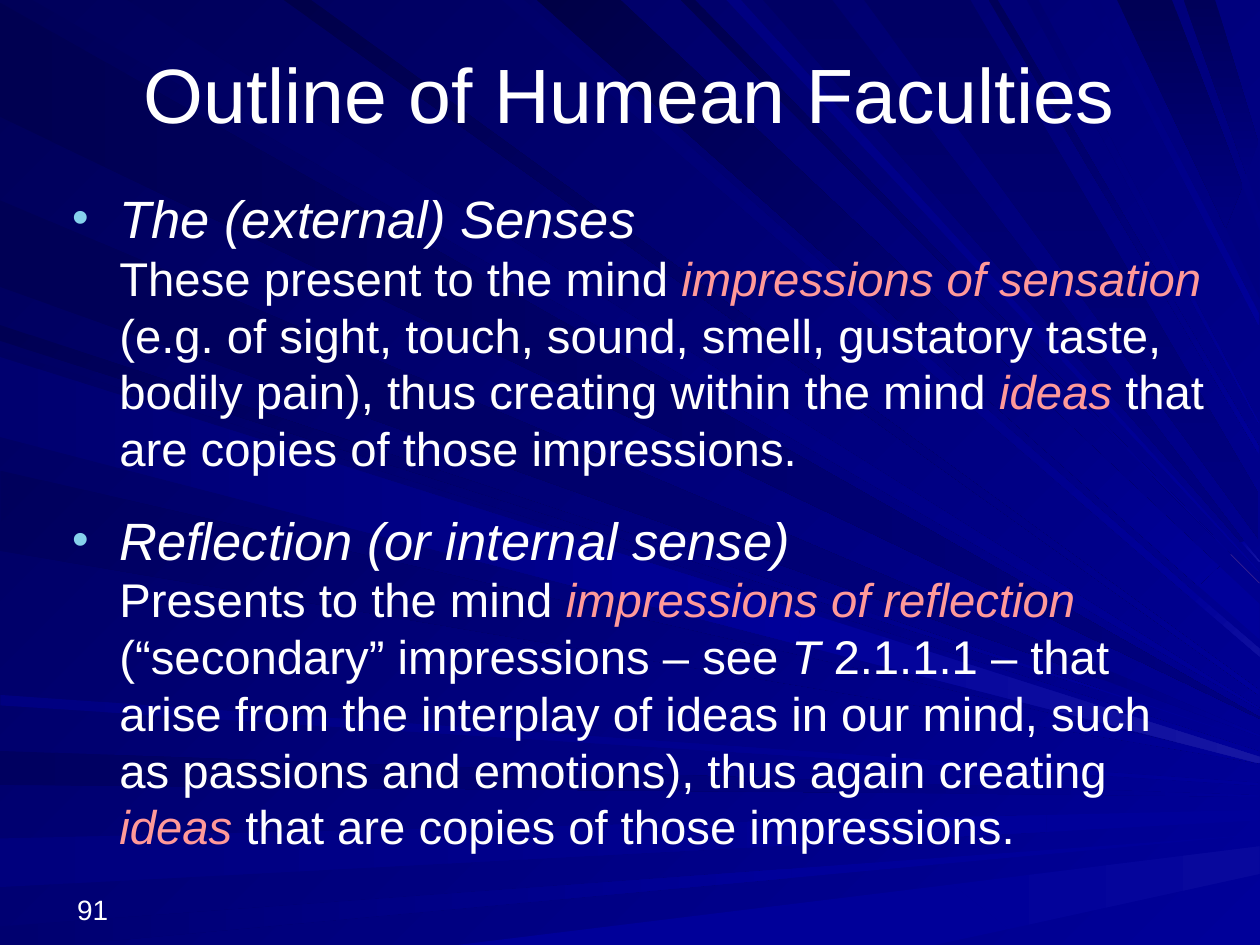
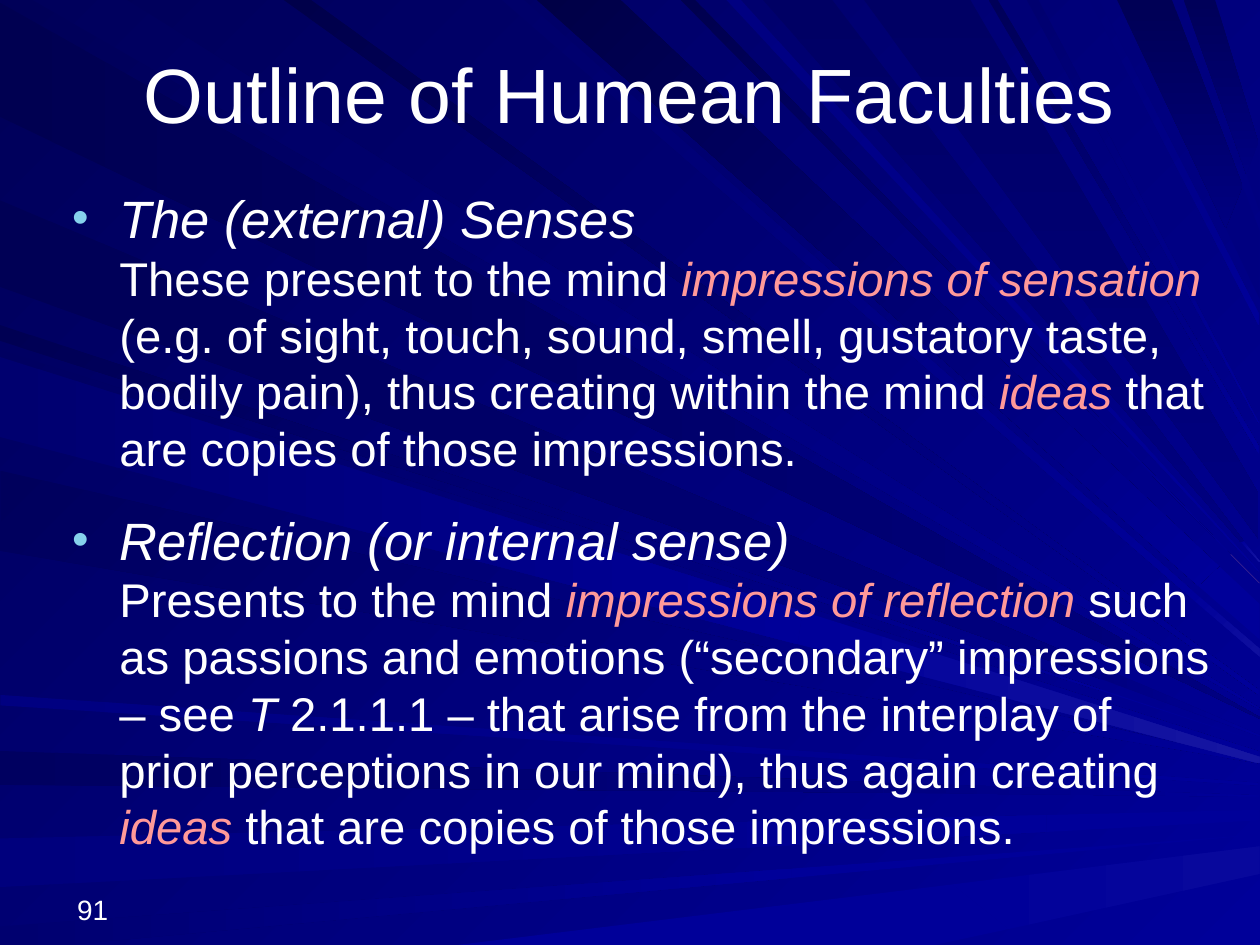
Before and after one commit to englishphilosophy/hume-texts-online, a slide deck: slide 91 of teaching/lectures/2025_Hume_MT_current.pptx. Drawn at 1260x945 pixels with LibreOffice and Linux fonts; fonts in the diff are those of the drawing. Boxes give left, top, right and bottom in pixels: in the first picture for what was removed or moved away, otherwise in the second. Text is boxed around its words. In the diff, an @@ line names an element or a change of style, - is before the commit and + after.

```diff
--- a/teaching/lectures/2025_Hume_MT_current.pptx
+++ b/teaching/lectures/2025_Hume_MT_current.pptx
@@ text at box(119, 522, 1209, 854): text changed @@
-• Reflection (or internal sense)
-  Presents to the mind impressions of reflection (“secondary” impressions – see T 2.1.1.1 – that arise from the interplay of ideas in our mind, such as passions and emotions), thus again creating ideas that are copies of those impressions.
+• Reflection (or internal sense)
+  Presents to the mind impressions of reflection such as passions and emotions (“secondary” impressions – see T 2.1.1.1 – that arise from the interplay of prior perceptions in our mind), thus again creating ideas that are copies of those impressions.
```
Also in this commit, not shown: 14 other slides changed, 1 other file.
